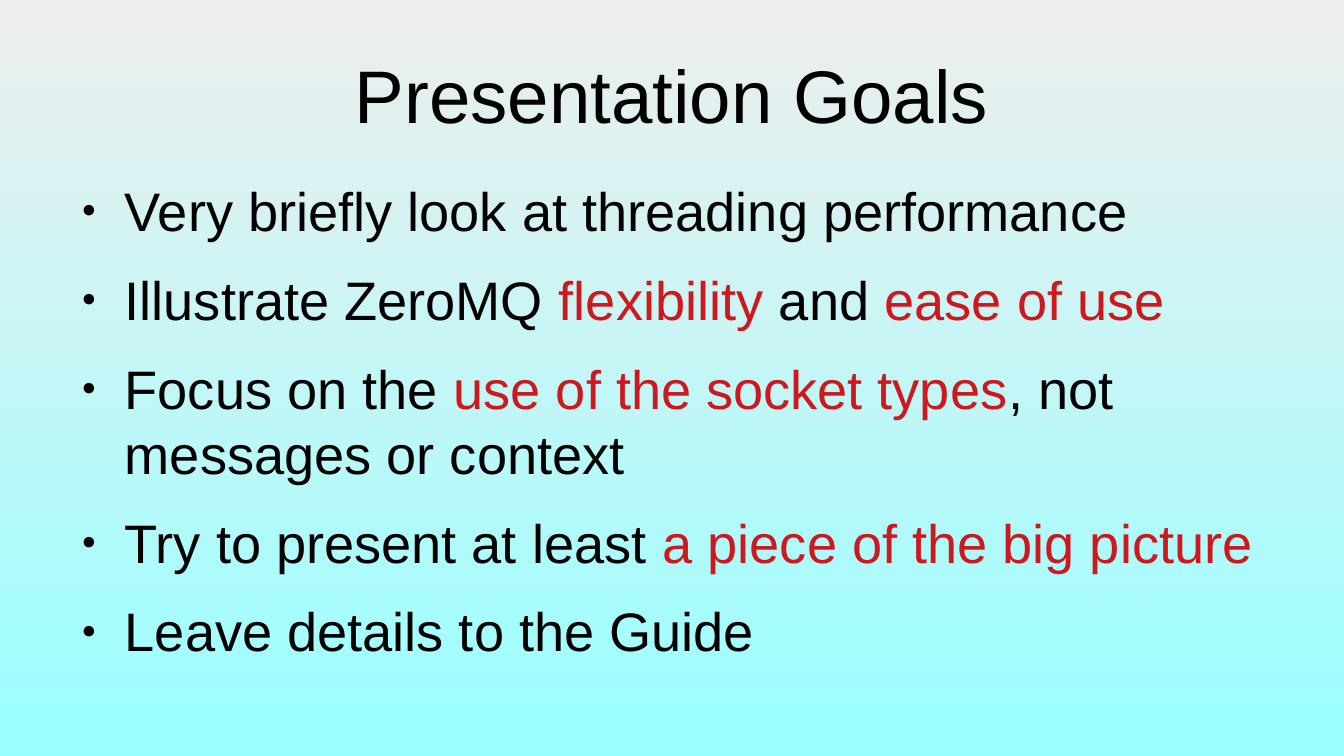
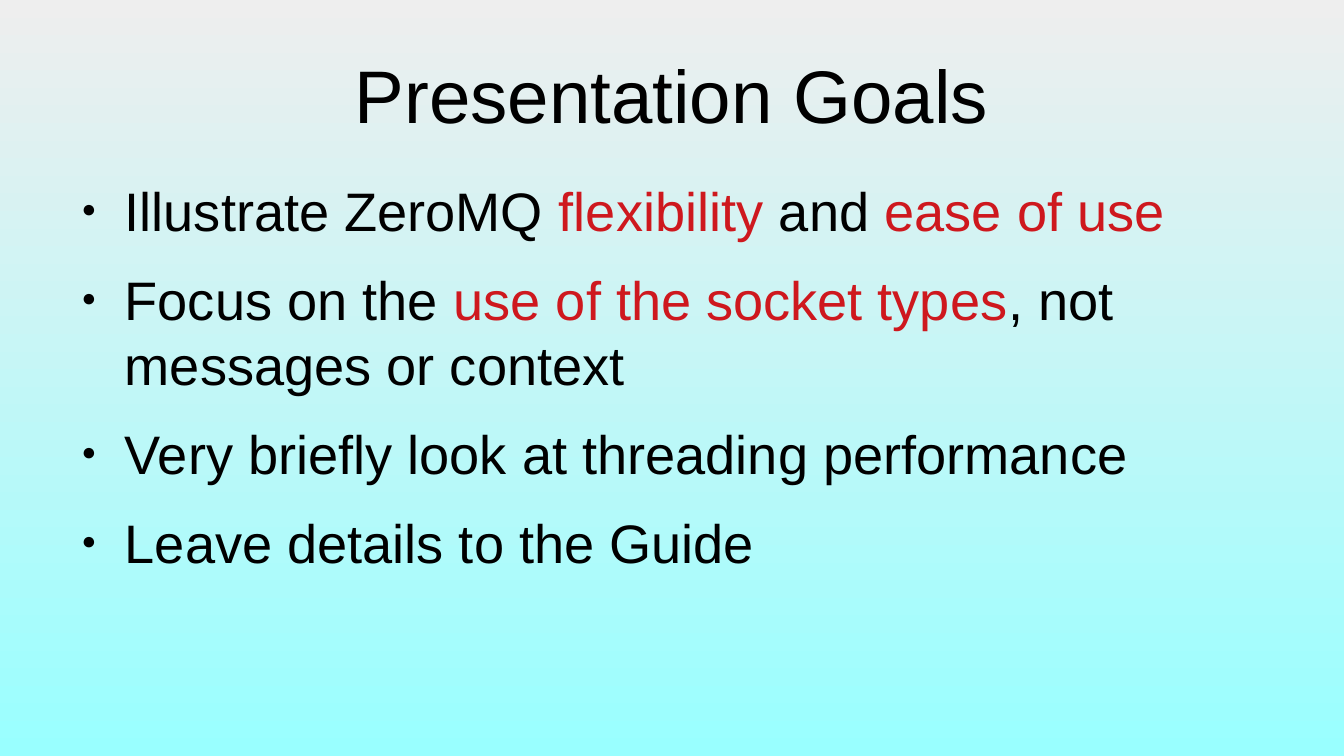
Before and after one commit to dllaurence/zeromq-presentation, a slide deck: slide 7 of presentation.odp (slide 8 before the commit). Drawn at 1344x756 pixels with LibreOffice and Linux fonts; fonts in the diff are those of the drawing. Boxes give left, top, right and bottom in pixels: in the first picture for what was removed or moved away, otherwise in the second. Text is boxed around its words. In the diff, an @@ line names an element or a change of style, - is before the commit and + after.

```diff
--- a/presentation.odp
+++ b/presentation.odp
@@ text at (125,191,1127,240): paragraph removed @@
-● Very briefly look at threading performance
@@ text at (125,434,1127,483): text changed; text colour #CE181E to #000000 @@
-● Try to present at least a piece of the big picture
+● Very briefly look at threading performance
```
Also in this commit, not shown: 16 other slides changed, 10 slides added, 3 slides removed, 10 other files.
